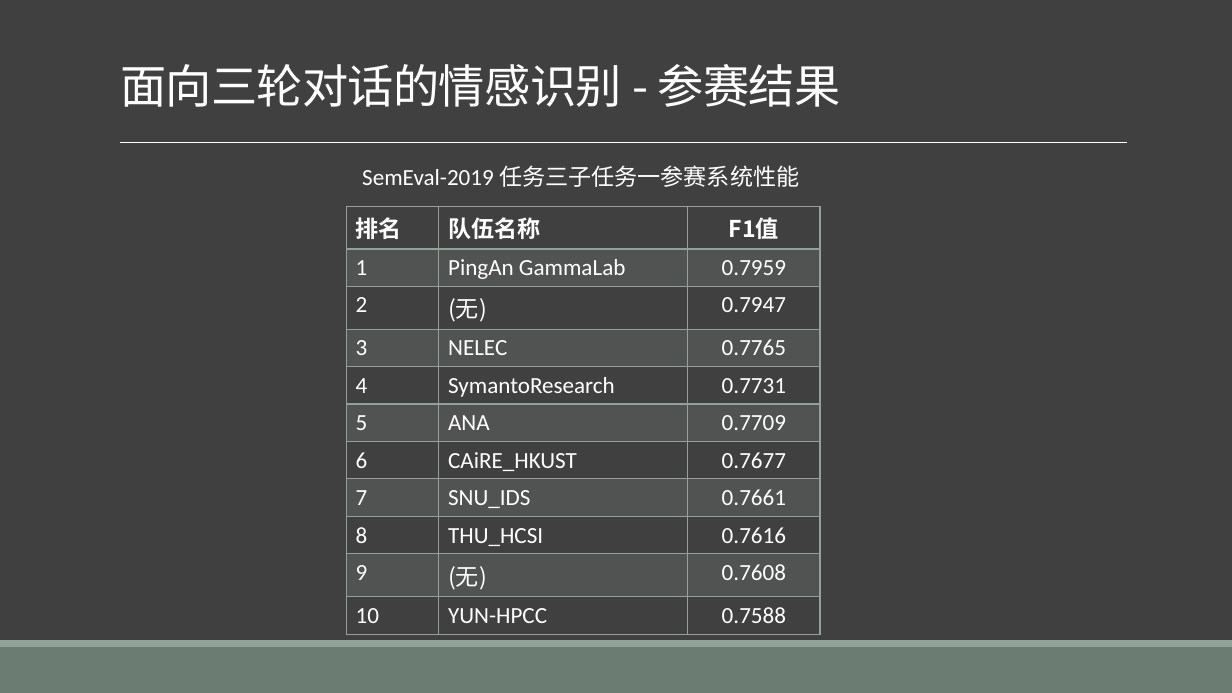
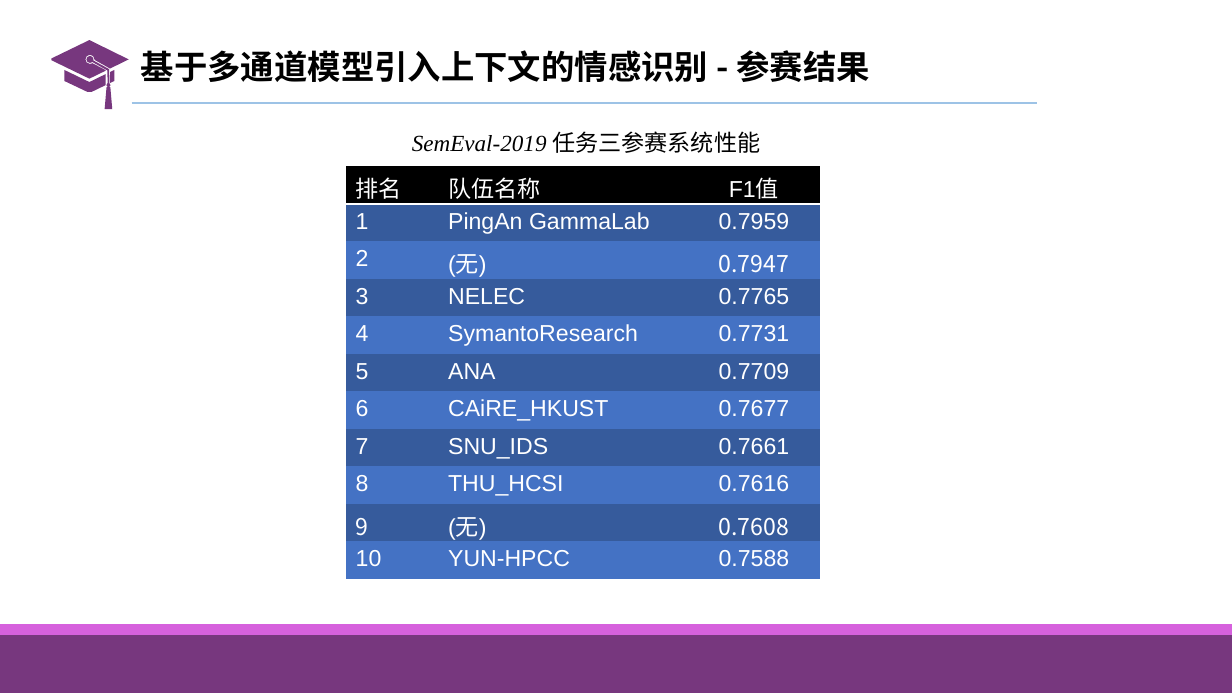
Before and after one commit to liangxh/grad2019, a slide deck: slide 53 of 计研163_梁锡豪_2016211014.pptx (slide 29 before the commit). Drawn at 1232x693 pixels with LibreOffice and Linux fonts; fonts in the diff are those of the drawing. Boxes give left, top, right and bottom in pixels: in the first picture for what was removed or moved away, otherwise in the second. Text is boxed around its words. In the diff, an @@ line names an element or a change of style, - is before the commit and + after.

```diff
--- a/计研163_梁锡豪_2016211014.pptx
+++ b/计研163_梁锡豪_2016211014.pptx
@@ background #404040 to #FFFFFF @@
@@ freeform shape added at (51,40,128,109), fill #77377E @@
@@ title "基于多通道模型引入上下文的情感识别 - 参赛结果" at (141,50,869,82): vertical alignment bottom to middle @@
@@ title at (141,50,869,82): text changed; size 36 to 26 pt; text colour #FFFFFF to #000000; bold on @@
-面向三轮对话的情感识别 - 参赛结果
+基于多通道模型引入上下文的情感识别 - 参赛结果
@@ line added from (131, 104) to (1037, 104), #9DC3E6 1.5 pt @@
@@ line removed from (120, 142) to (1128, 142) @@
@@ text at (412,131,760,153): text changed; font Noto Sans CJK SC to Times New Roman; text colour #FFFFFF to #000000; italic on @@
-SemEval-2019 任务三子任务一参赛系统性能
+SemEval-2019 任务三参赛系统性能
@@ table at (347,166,820,579) @@
@@ fill none to #000000 in row 1 @@
@@ fill #93A299 at 20% opacity to #365B9D in 15 cells @@
@@ fill none to #4472C4 in 15 cells @@
@@ font Noto Sans CJK SC to Arial in "排名", "队伍名称", "F1值", "(无)" and 1 more places @@
@@ bold off in "排名", "队伍名称", "F1值" @@
@@ font Calibri to Arial in "1", "PingAn GammaLab", "0.7959", "2" and 21 more places @@
@@ font Calibri to Noto Sans CJK SC in "0.7947", "9", "0.7608" @@
@@ borders changed @@
@@ table: place and size @@
-table at (347,206,820,627)
+table at (347,166,820,579)
@@ rectangle added at (0,625,1232,693), fill #77377E @@
@@ rectangle added at (0,625,1232,636), fill #D661DD @@
@@ rectangle removed at (0,647,1232,693) @@
@@ rectangle removed at (0,640,1232,647) @@
```
Also in this commit, not shown: 26 other slides changed, 32 slides added, 8 slides removed, 9 other files.
